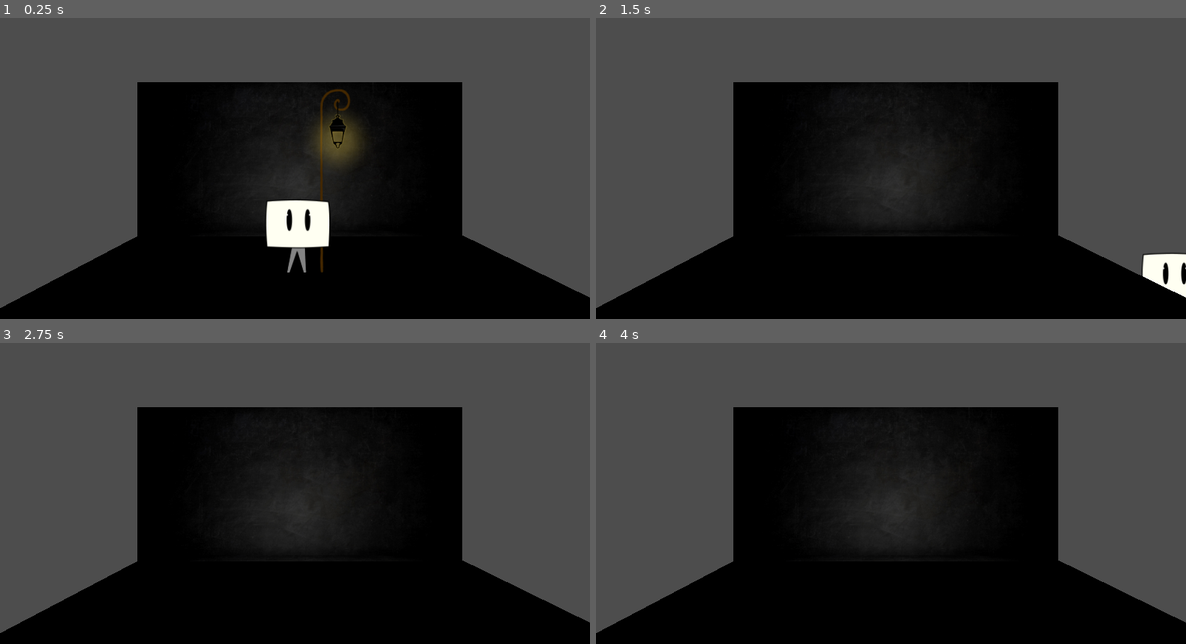
Above: before the commit, frames 1-4 (two rows, left to right).
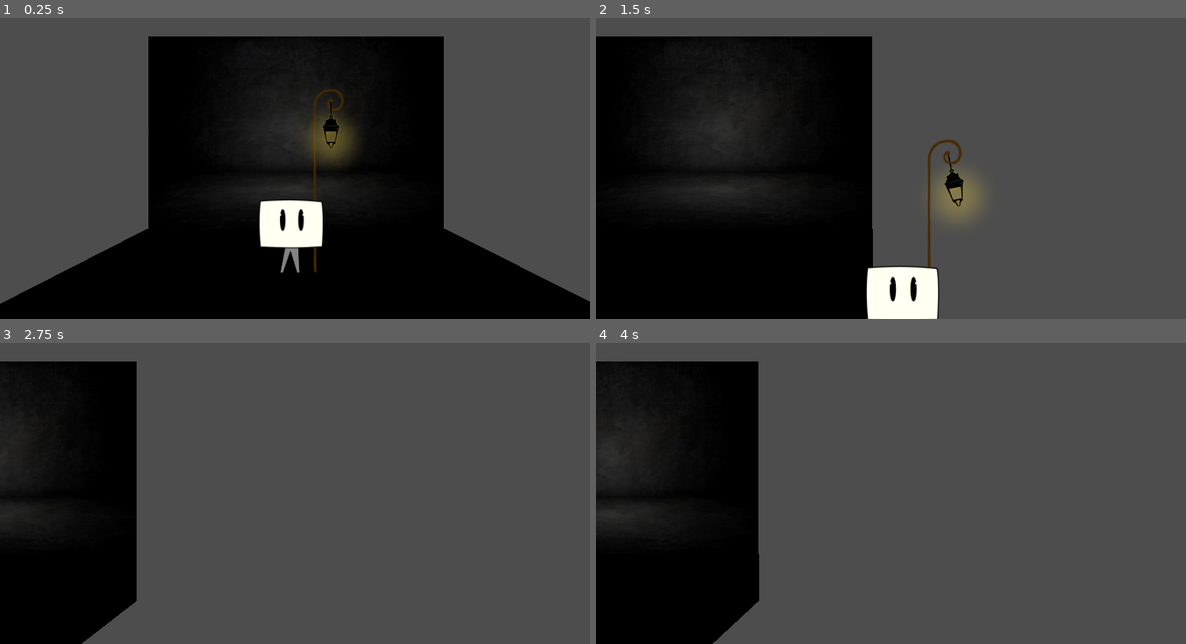
Above: after the commit, the same moments.

Repository: StormCreeper/TheBigBadChamallowKnight
Game: Godot game, scene res://scenes/proof_of_concept1.tscn
Two runs of this game, one before a commit and one after it. Both use one fixed random seed, a clock stepped at 60 frames per second and the inputs below.
Inputs:
- Up to frame 1 (0.25 s): no input
- Up to frame 2 (1.5 s): hold D (move_right) 0.53-1.28 s; hold C (swing_stick, bound only after the commit) 0.53-1.28 s; tap Space (jump) at 0.77 s; hold Down from 1.28 s (still down); tap S (swing_stick, bound only before the commit) at 1.35 s
- Up to frame 3 (2.75 s): tap Space (jump) at 1.52 s; release Down at 2.03 s; hold D (move_right) from 2.03 s (still down); hold C (swing_stick, bound only after the commit) from 2.03 s (still down)
- Up to frame 4 (4 s): release D (move_right) at 2.78 s; release C (swing_stick, bound only after the commit) at 2.78 s; hold W (move_forward, bound only after the commit) 2.78-3.53 s; tap S (swing_stick, bound only before the commit) at 2.85 s; tap Space (jump) at 3.02, 3.77 s; hold Q (move_left) from 3.53 s (still down); hold C (swing_stick, bound only after the commit) from 3.53 s (still down)

The runs differ from the first frame. In frame 1, 13% of the frame differs, in the area x 0-100%, y 6-97%; in frame 2, 54%; in frame 3, 66%, in the area x 0-100%, y 6-100%; in frame 4, 63%.

Commit message:
added z movement and camera follow

Diff:
--- a/project.godot
+++ b/project.godot
@@ -25,6 +25,7 @@
 "deadzone": 0.5,
 "events": [Object(InputEventKey,"resource_local_to_scene":false,"resource_name":"","device":-1,"window_id":0,"alt_pressed":false,"shift_pressed":false,"ctrl_pressed":false,"meta_pressed":false,"pressed":false,"keycode":81,"physical_keycode":0,"key_label":0,"unicode":113,"echo":false,"script":null)
 , Object(InputEventKey,"resource_local_to_scene":false,"resource_name":"","device":-1,"window_id":0,"alt_pressed":false,"shift_pressed":false,"ctrl_pressed":false,"meta_pressed":false,"pressed":false,"keycode":0,"physical_keycode":4194319,"key_label":0,"unicode":0,"echo":false,"script":null)
+, Object(InputEventKey,"resource_local_to_scene":false,"resource_name":"","device":-1,"window_id":0,"alt_pressed":false,"shift_pressed":false,"ctrl_pressed":false,"meta_pressed":false,"pressed":false,"keycode":0,"physical_keycode":65,"key_label":0,"unicode":65,"echo":false,"script":null)
 ]
 }
 move_right={
@@ -40,9 +41,24 @@
 }
 swing_stick={
 "deadzone": 0.5,
-"events": [Object(InputEventKey,"resource_local_to_scene":false,"resource_name":"","device":-1,"window_id":0,"alt_pressed":false,"shift_pressed":false,"ctrl_pressed":false,"meta_pressed":false,"pressed":false,"keycode":0,"physical_keycode":83,"key_label":0,"unicode":115,"echo":false,"script":null)
+"events": [Object(InputEventKey,"resource_local_to_scene":false,"resource_name":"","device":0,"window_id":0,"alt_pressed":false,"shift_pressed":false,"ctrl_pressed":false,"meta_pressed":false,"pressed":false,"keycode":0,"physical_keycode":67,"key_label":0,"unicode":0,"echo":false,"script":null)
 ]
 }
+move_forward={
+"deadzone": 0.5,
+"events": [Object(InputEventKey,"resource_local_to_scene":false,"resource_name":"","device":-1,"window_id":0,"alt_pressed":false,"shift_pressed":false,"ctrl_pressed":false,"meta_pressed":false,"pressed":false,"keycode":0,"physical_keycode":87,"key_label":0,"unicode":119,"echo":false,"script":null)
+]
+}
+move_backward={
+"deadzone": 0.5,
+"events": [Object(InputEventKey,"resource_local_to_scene":false,"resource_name":"","device":0,"window_id":0,"alt_pressed":false,"shift_pressed":false,"ctrl_pressed":false,"meta_pressed":false,"pressed":false,"keycode":0,"physical_keycode":83,"key_label":0,"unicode":0,"echo":false,"script":null)
+]
+}
+
+[layer_names]
+
+3d_physics/layer_1="Player"
+3d_physics/layer_2="Ground And Walls"
 
 [physics]
 
--- /dev/null
+++ b/scenes/FollowCamera.gd
@@ -0,0 +1,16 @@
+extends Camera3D
+
+var player: CharacterBody3D
+
+# Called when the node enters the scene tree for the first time.
+func _ready():
+	player = get_parent().get_node("Player")
+
+
+# Called every frame. 'delta' is the elapsed time since the previous frame.
+func _process(_delta):
+	var player_pos = player.global_transform.origin
+	var camera_pos = global_transform.origin
+	var target = Vector3(player_pos.x, camera_pos.y, camera_pos.z)
+	var new_pos = camera_pos.lerp(target, 0.1)
+	global_transform.origin = new_pos
--- a/scenes/Player.gd
+++ b/scenes/Player.gd
@@ -32,13 +32,18 @@
 		input_dir.x -= 1
 	if Input.is_action_pressed("move_right"):
 		input_dir.x += 1
-	var direction = (transform.basis * Vector3(input_dir.x, 0, input_dir.y)).normalized()
+	if Input.is_action_pressed("move_forward"):
+		input_dir.z -= 1
+	if Input.is_action_pressed("move_backward"):
+		input_dir.z += 1
+	var direction = (transform.basis * Vector3(input_dir.x, 0, input_dir.z)).normalized()
 	if direction:
 		velocity.x = direction.x * SPEED
 		velocity.z = direction.z * SPEED
 	else:
 		velocity.x = move_toward(velocity.x, 0, SPEED)
 		velocity.z = move_toward(velocity.z, 0, SPEED)
+
 
 	move_and_slide()
 
--- /dev/null
+++ b/scenes/Walls/Inivisible_Wall.tscn
@@ -0,0 +1,11 @@
+[gd_scene load_steps=2 format=3 uid="uid://b0mp65c3a041a"]
+
+[sub_resource type="BoxShape3D" id="BoxShape3D_gfxcf"]
+
+[node name="InivisibleWall" type="Node3D"]
+
+[node name="StaticBody3D" type="StaticBody3D" parent="."]
+collision_layer = 2
+
+[node name="CollisionShape3D" type="CollisionShape3D" parent="StaticBody3D"]
+shape = SubResource("BoxShape3D_gfxcf")
--- a/scenes/Weapon.gd
+++ b/scenes/Weapon.gd
@@ -9,7 +9,7 @@
 
 
 # Called every frame. 'delta' is the elapsed time since the previous frame.
-func _process(delta):
+func _process(_delta):
 	pass
 
 #called when the player wants to swing its stick -by pressing the S button for now
--- a/scenes/proof_of_concept1.tscn
+++ b/scenes/proof_of_concept1.tscn
@@ -1,8 +1,9 @@
-[gd_scene load_steps=33 format=3 uid="uid://bqq4e57a0etao"]
+[gd_scene load_steps=35 format=3 uid="uid://bqq4e57a0etao"]
 
 [ext_resource type="Texture2D" uid="uid://chmm3jrqghf2g" path="res://sprites/background/sol_sombre.png" id="1_0t3v5"]
 [ext_resource type="Texture2D" uid="uid://b2nrrg4l2xrm6" path="res://sprites/seamless-endless-industrial-game-environment-260nw-414303469.webp" id="1_3387d"]
 [ext_resource type="Texture2D" uid="uid://dglydgphc4ujf" path="res://sprites/background/sombre.png" id="1_g3naa"]
+[ext_resource type="Script" path="res://scenes/FollowCamera.gd" id="1_qyuim"]
 [ext_resource type="Script" path="res://scenes/Player.gd" id="3_6fw3e"]
 [ext_resource type="Texture2D" uid="uid://cd6i84nx0u2ep" path="res://sprites/Head/tete_milieu.png" id="4_y5afr"]
 [ext_resource type="Texture2D" uid="uid://fbfhihrrwv5s" path="res://sprites/Head/tete_bas.png" id="5_2lblh"]
@@ -15,6 +16,7 @@
 [ext_resource type="Texture2D" uid="uid://3uptqgk45ma7" path="res://sprites/sticks/crosse.png" id="11_paarh"]
 [ext_resource type="Texture2D" uid="uid://djjm5sihmo3ga" path="res://sprites/Body/jambes4.png" id="11_r15xw"]
 [ext_resource type="Texture2D" uid="uid://c0et4dflwvsmi" path="res://sprites/sticks/crosse_dangle.png" id="12_eg8cu"]
+[ext_resource type="PackedScene" uid="uid://b0mp65c3a041a" path="res://scenes/Walls/Inivisible_Wall.tscn" id="16_g086l"]
 
 [sub_resource type="StandardMaterial3D" id="StandardMaterial3D_5os3t"]
 albedo_texture = ExtResource("1_0t3v5")
@@ -365,19 +367,22 @@
 
 [node name="Camera3D" type="Camera3D" parent="."]
 transform = Transform3D(1, 0, 0, 0, 1, 0, 0, 0, 1, -0.112, 1.6, 2.89)
+script = ExtResource("1_qyuim")
 
 [node name="sol" type="CSGBox3D" parent="."]
 transform = Transform3D(6.31227, 0, 0, 0, 1, 0, 0, 0, 3.38011, 0, -0.5, 0)
+layers = 2
 use_collision = true
+collision_layer = 2
 material = SubResource("StandardMaterial3D_5os3t")
 
 [node name="background_usine" type="Sprite3D" parent="."]
-transform = Transform3D(0.937788, 0, 0, 0, 0.937788, 0, 0, 0, 0.937788, 0, 1.493, -1.285)
+transform = Transform3D(0.937788, 0, 0, 0, 0.937788, 0, 0, 0, 0.937788, 0, 1.493, -1.7)
 visible = false
 texture = ExtResource("1_3387d")
 
 [node name="background_sombre" type="Sprite3D" parent="."]
-transform = Transform3D(0.3, 0, 0, 0, 0.3, 0, 0, 0, 0.3, -0.023, 0.882941, -1.285)
+transform = Transform3D(0.3, 0, 0, 0, 0.3, 0, 0, 0, 0.3, 0, 2, -1.7)
 texture = ExtResource("1_g3naa")
 
 [node name="CSGBox3D2" type="CSGBox3D" parent="."]
@@ -387,7 +392,7 @@
 material = SubResource("StandardMaterial3D_5os3t")
 
 [node name="Player" type="CharacterBody3D" parent="."]
-axis_lock_linear_z = true
+collision_mask = 2
 script = ExtResource("3_6fw3e")
 
 [node name="Head" type="AnimatedSprite3D" parent="Player"]
@@ -435,6 +440,14 @@
 "": SubResource("AnimationLibrary_ucl4e")
 }
 
+[node name="InivisibleWall" parent="." instance=ExtResource("16_g086l")]
+transform = Transform3D(6.35796, 0, 0, 0, 3.1896, 0, 0, 0, 1, 0, 1.32381, -2.17767)
+visible = false
+
+[node name="InivisibleWall2" parent="." instance=ExtResource("16_g086l")]
+transform = Transform3D(6.35796, 0, 0, 0, 3.1896, 0, 0, 0, 1, 0, 1.32381, 2.1825)
+visible = false
+
 [connection signal="idle" from="Player" to="Player/Weapon" method="_on_player_idle"]
 [connection signal="move_left" from="Player" to="Player/Weapon" method="_on_player_move_left"]
 [connection signal="move_right" from="Player" to="Player/Weapon" method="_on_player_move_right"]
